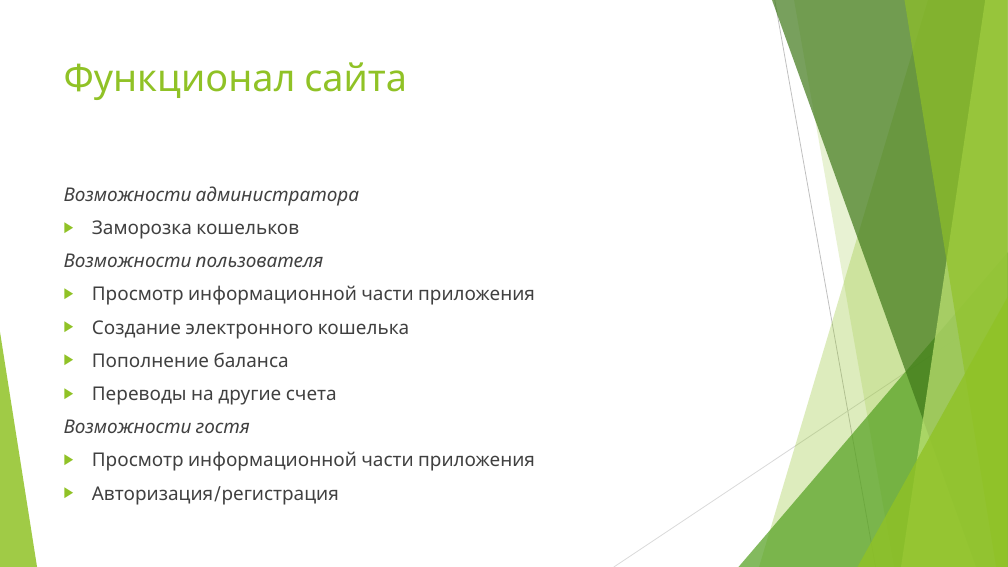
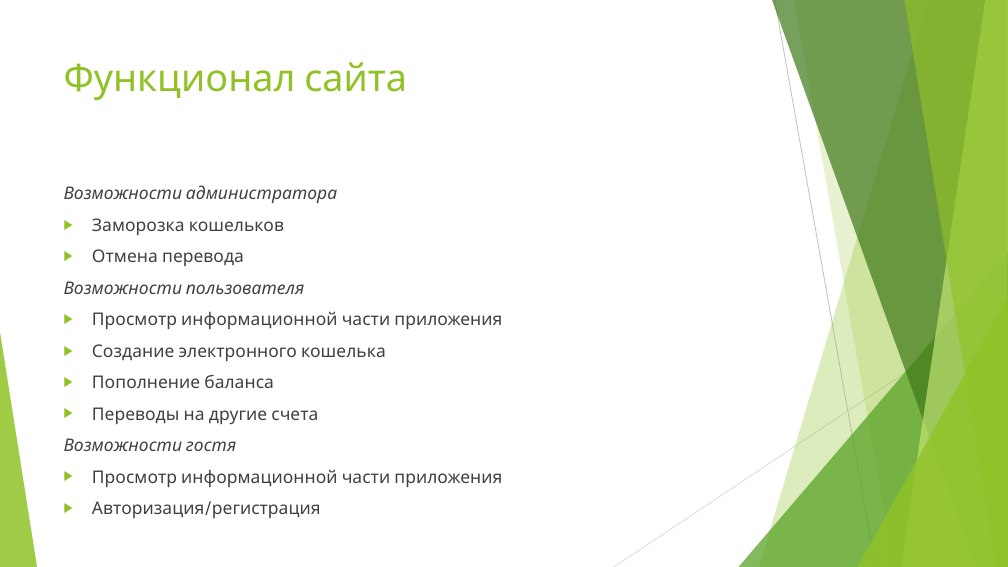
Before and after one commit to TeamNo3/OnlineWallet, a slide deck: slide 3 of Презентация.pptx. Drawn at 1008x567 pixels with LibreOffice and Linux fonts; fonts in the diff are those of the drawing. Boxes give left, top, right and bottom in pixels: in the first picture for what was removed or moved away, otherwise in the second. Text is boxed around its words. In the diff, an @@ line names an element or a change of style, - is before the commit and + after.

```diff
--- a/Презентация.pptx
+++ b/Презентация.pptx
@@ text at [64,185,502,487]: size 18 to 16.6 pt @@
@@ text at [92,249,244,266]: paragraph added @@
+▶ Отмена перевода
```
Also in this commit, not shown: 1 slide added, 1 slide removed, 1 other file.
